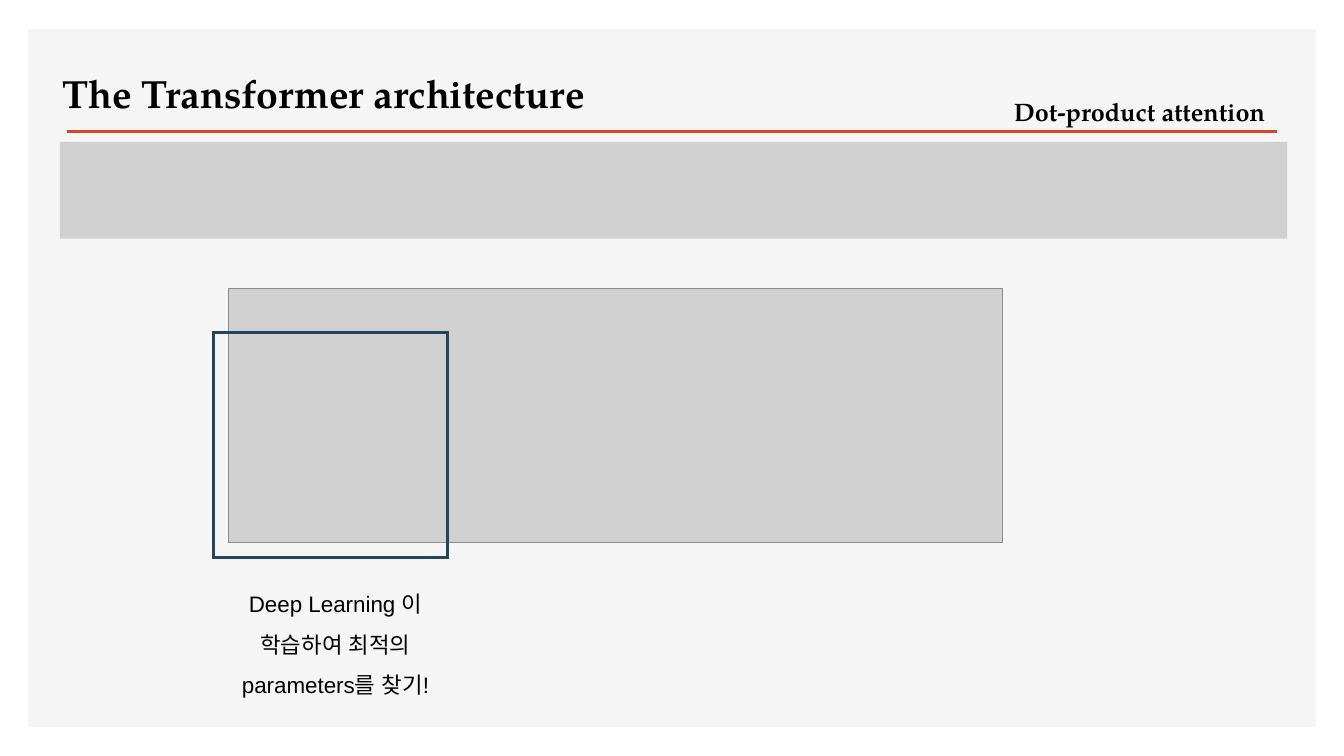
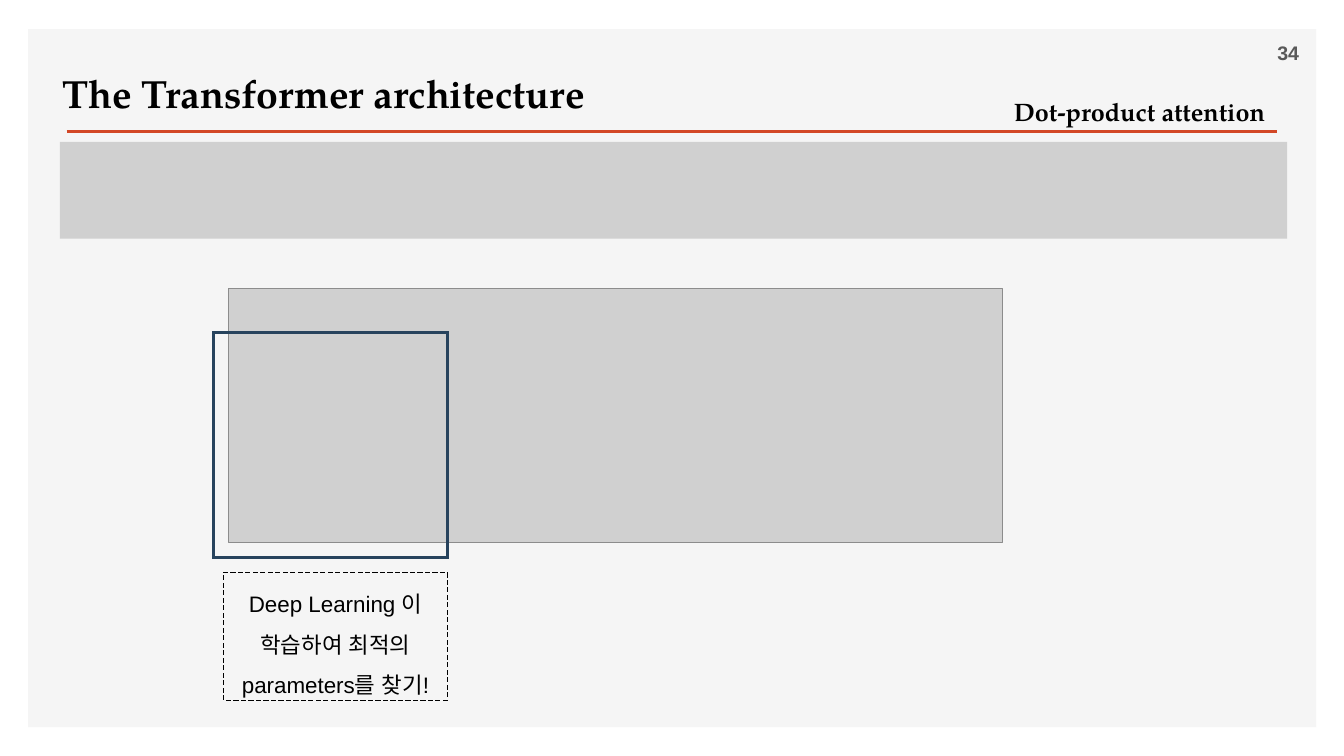
Before and after one commit to ancestor9/2026_Fall_Deep-Learning-with-Python, a slide deck: slide 34 of Chapter 15 Language models and the Transformer.pptx (slide 30 before the commit). Drawn at 1344x756 pixels with LibreOffice and Linux fonts; fonts in the diff are those of the drawing; grey boxes stand for pictures; background and template pictures are left out. Boxes give left, top, right and bottom in pixels: in the first picture for what was removed or moved away, otherwise in the second. Text is boxed around its words. In the diff, an @@ line names an element or a change of style, - is before the commit and + after.

```diff
--- a/Chapter 15 Language models and the Transformer.pptx
+++ b/Chapter 15 Language models and the Transformer.pptx
@@ page number added at box(1277, 46, 1299, 60), 14 pt, text #595959, bold @@
+34
@@ rectangle "Deep Learning 이 학습하여 최적의 ...": place and size @@
-rectangle "Deep Learning 이 학습하여 최적의 ..." at box(242, 593, 429, 698)
+rectangle "Deep Learning 이 학습하여 최적의 ..." at box(224, 573, 448, 701)
@@ rectangle "Deep Learning 이 학습하여 최적의 ..." at box(224, 573, 448, 701): outline none to #000000 0.75 pt dashed @@
```
Also in this commit, not shown: 11 other slides changed, 4 slides added.
